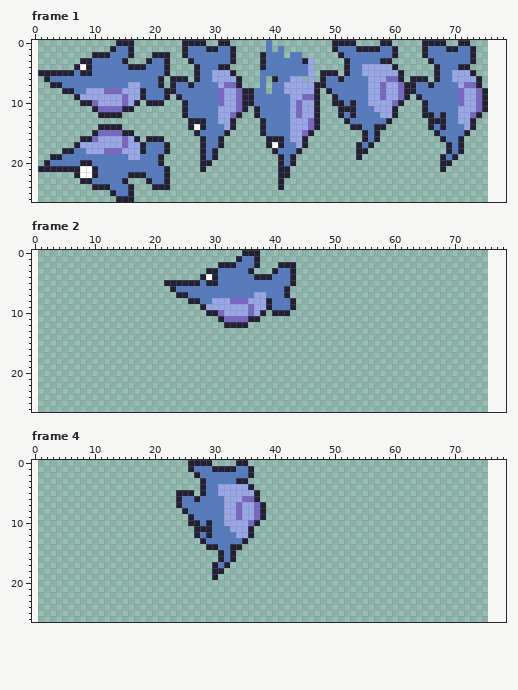
One commit to this pixel-art file: external/aseprite/swordfish.aseprite. Above: the version before the commit.
75x27 pixels, 5 frames. Shown: frame 1, frame 2, frame 4. The old version is drawn lined up with the new one, on the new canvas. The commit also changed other frames, which this record leaves out.
And afterwards:
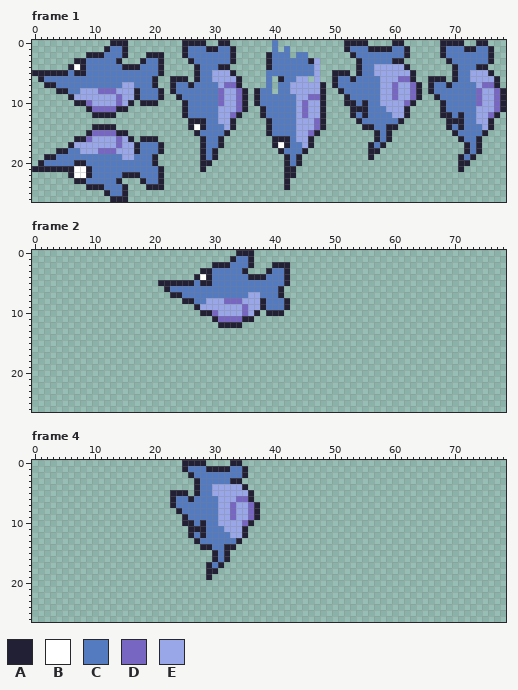
Palette (. is transparent): A #222034  B #ffffff  C #547ac0  D #7767c2  E #99a6e8
The exact change:
canvas 75x27 -> 79x27, the old top-left corner now at 1,0
Changed rows in their new state; - is an unchanged pixel.
Frame 1:
first column x 0:
 0 -------------A--.----------------------.C---------..--AA--..AA---...-AA-.-AA---
 1 ------------AC-A.----------------------.C.C-------..A-CC--AACCA--...ACC-A-CCA--
 2 ---------A--C--A.--A--.---------------.A--C.-C-----..A------CCA--...A----CCCA--
 3 -------A-C----A.--AC-A.---------------.A-----CAE----..A---CCAA----...A---CCCA--
 4 ------ABAC-----A--C--A.---------------.A------CE----..ACC---EEA----...ACCCAA---
 5 A-----CA-C-----------A.---------------.-------CE..-A-.ACC----EEA---...ACCEEEA--
 6 -AC-----------------A.----------------.C.A-C-E.E..AC-A--CC-EEDD-..A-A.ACC-EEEA-
 7 --A-C----------E-C--A.----------------.C.-C----E-.A-----CCE-DEEDA.---A-CCCEDDA-
 8 ----A-C-E--D--E--AC--A.-------------.A-C.-C----EA..A----CCE-DEEDA.A----CCC-EEDA
 9 ------AE------DE-AC--A.-------------.A-----C-E-DA-..A---CCE-DEED-..A---CCC-EEDA
10 -------A-DE---DEA.A--.--------------.A-----CED-EA-..A--ACC--EEDA-...A--CCC-EEDA
11 ---------AD---A-.--------------------.A----CED-EA--..-AA-CC-EEA--...A--CCCEEEDA
12 ----------A---.----------------------.A----CED-EA--..--A--CCEEA--...-A-ACCEEDA-
13 --------------------------------------.A---C--EDA---..A----CCA----...AAACCEEA--
14 ----------A---.-----------------------.A---C--EDA----..AACCAA-----...A-ACCCEA--
15 ---------AD---A-.---------------------.A---C-EDA-------..-CA-------...A-CCCA---
16 -------A-DE---DEA.A--.-----------------.--AC-EA--------..-CA--------...-CCA----
17 ------AE------DE-AC--A.----------------.ABA-CEA-------..-CA----------...ACA----
18 ----A-C-E--D--E--AC--A.-----------------.A--CA--------..AA-----------...ACA----
19 --A-C----------E-C--A.-------------------.ACA---------.-A-----------...ACA-----
20 -AC----A-C----------A.-------------------.ACA-----------------------..-AA------
21 A------B-AC----------A.------------------.-A------------------------.--A-------
22 ------AB-AC----A--C--A.------------------.-A-----------------------------------
23 -------A-C----A.--AC-A.------------------.A------------------------------------
24 ---------A--C--A.--A--.------------------.A------------------------------------
25 ------------AC-A.--------------------------------------------------------------
26 -------------A--.--------------------------------------------------------------
Frame 2:
first column x 21:
 0 -------------A--.------
 1 ------------AC-A.------
 2 ---------A--C--A.--A--.
 3 -------A-C----A.--AC-A.
 4 ------ABAC-----A--C--A.
 5 A-----CA-C-----------A.
 6 -AC-----------------A.-
 7 --A-C----------E-C--A.-
 8 ----A-C-E--D--E--AC--A.
 9 ------AE------DE-AC--A.
10 -------A-DE---DEA.A--.-
11 ---------AD---A-.------
12 ----------A---.--------
Frame 4:
first column x 23:
 0 --A---.---A-.---
 1 --AC--A---C-A.--
 2 ---AC-------A.--
 3 ----AC----A-.---
 4 ----AC-E----A.--
 5 A--.AC-E-----A.-
 6 AC-AC---E--D-A.-
 7 AC------E-DE-DA.
 8 -AC-----E-DE-DA.
 9 --AC----E-DE-DA.
10 --A-CAC-E---DA.-
11 ---A--C--E--A.--
12 ---ACAC---E-A.--
13 ----AC-----A.---
14 -----A-C-A-.----
15 -------ACA.-----
16 -------ACA.-----
17 ------ACA.------
18 ------A-.-------
19 ------A.--------
